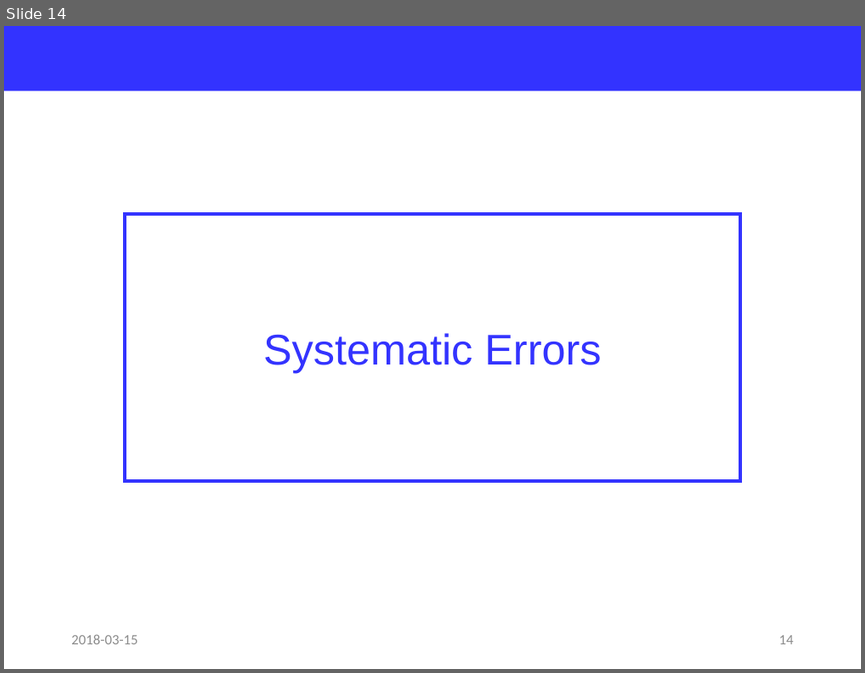
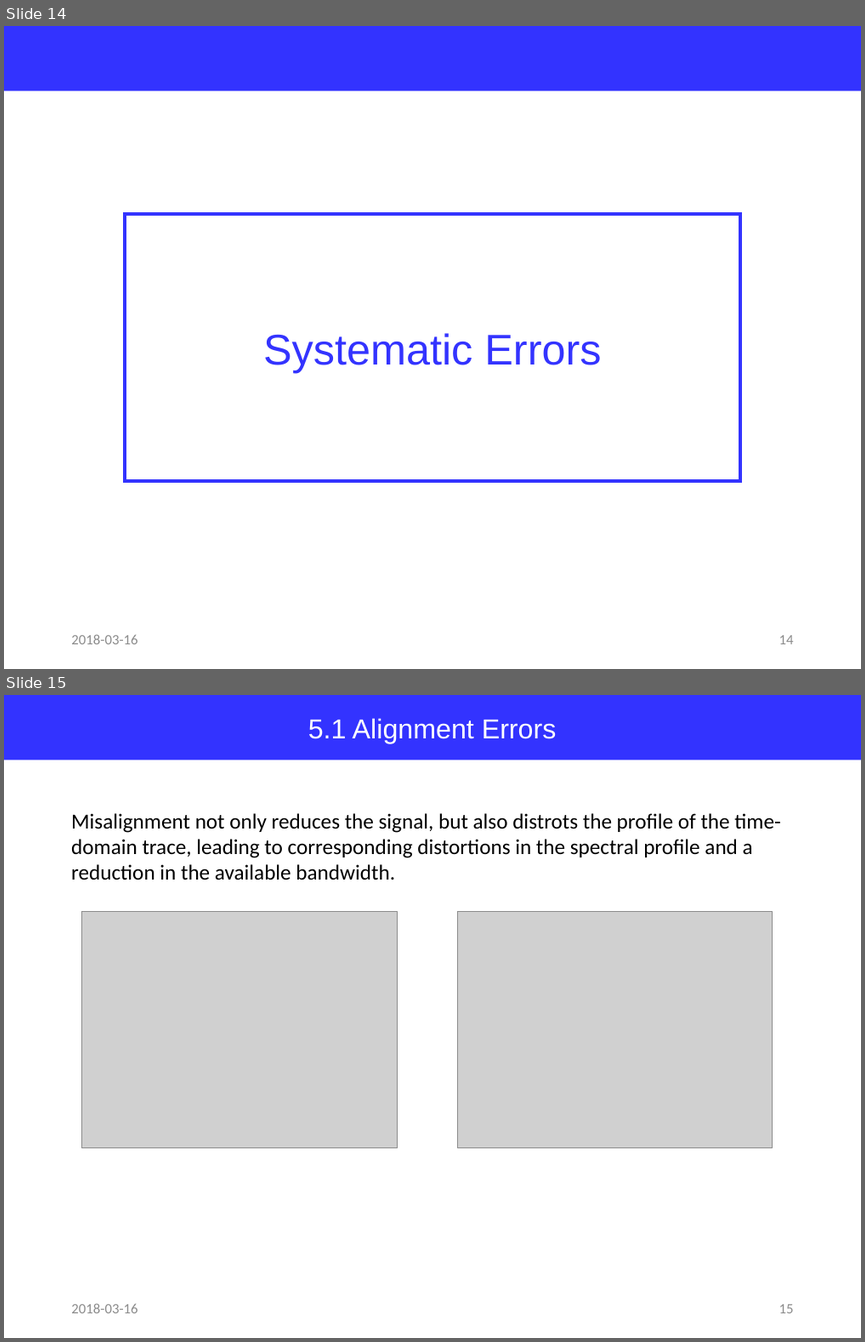
Before and after one commit to jglee96/NBTP_Lab, a slide deck: Terahertz Metrology/Ch3/Terahertz Metrology_Ch3.pptx. Shown one above the other, each under a label of ours: slide 14 before the commit, slides 14 and 15 after it. The pictures are 865x673 and 865x1342 pixels, drawn with LibreOffice and Linux fonts; fonts in the diff are those of the drawing; grey boxes stand for pictures. Boxes give left, top, right and bottom in pixels: in the first picture for what was removed or moved away, otherwise in the second. Text is boxed around its words. In the diff, an @@ line names an element or a change of style, - is before the commit and + after.

```diff
--- a/Terahertz Metrology/Ch3/Terahertz Metrology_Ch3.pptx
+++ b/Terahertz Metrology/Ch3/Terahertz Metrology_Ch3.pptx
@@ slide 15 added at (x1=4, y1=695, x2=861, y2=1338), background #FFFFFF @@
@@ rectangle added at (x1=4, y1=695, x2=861, y2=760), fill #3333FF, 23 pt, text #FFFFFF @@
+5.1 Alignment Errors
@@ text added at (x1=71, y1=813, x2=780, y2=880), 18 pt, text #000000 @@
+Misalignment not only reduces the signal, but also distrots the profile of the time-domain trace, leading to corresponding distortions in the spectral profile and a reduction in the available bandwidth.
@@ picture added at (x1=82, y1=912, x2=398, y2=1148) @@
@@ picture added at (x1=458, y1=912, x2=772, y2=1148) @@
@@ text added at (x1=71, y1=1303, x2=137, y2=1313), 12 pt, text #8C8C8C @@
+2018-03-16
@@ page number added at (x1=779, y1=1304, x2=794, y2=1313), 12 pt, text #8C8C8C @@
+15
@@ slide 14 changed as well @@
@@ text at (x1=71, y1=634, x2=137, y2=644): text changed @@
-2018-03-15
+2018-03-16
```
Also in this commit, not shown: 14 other slides changed, 4 other slides added, 1 slide removed, 5 other files.
